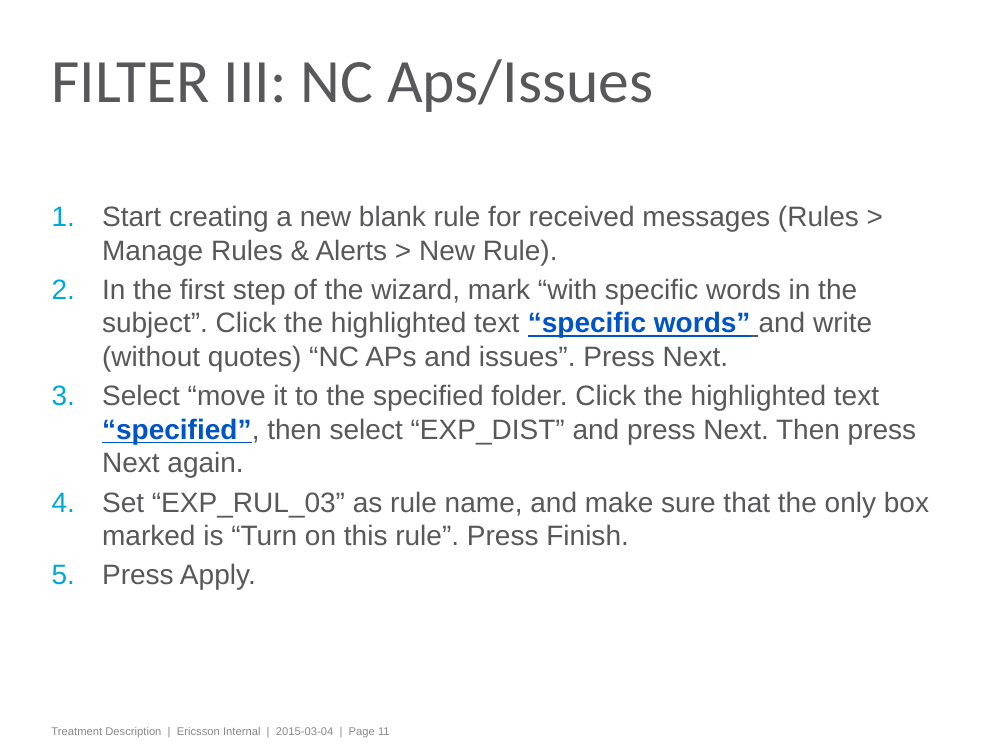
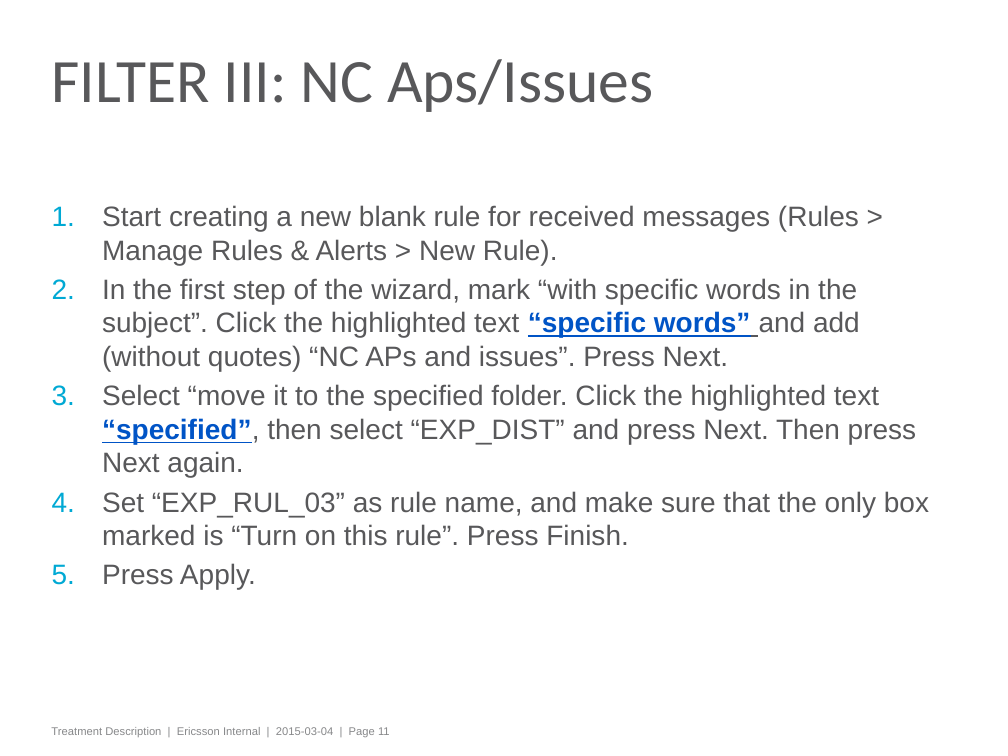
Before and after one commit to stoyicker/thesis-tex, a slide deck: slide 11 of Presentation material/treatment_guidelines_general.pptx. Drawn at 1008x756 pixels with LibreOffice and Linux fonts; fonts in the diff are those of the drawing; background and template pictures are left out. Boxes give left, top, right and bottom in pixels: in the first picture for what was removed or moved away, otherwise in the second. Text is boxed around its words. In the diff, an @@ line names an element or a change of style, - is before the commit and + after.

```diff
--- a/Presentation material/treatment_guidelines_general.pptx
+++ b/Presentation material/treatment_guidelines_general.pptx
@@ text at [102,278,860,371]: text changed @@
-2. In the first step of the wizard, mark “with specific words in the subject”. Click the highlighted text “specific words” and write (without quotes) “NC APs and issues”. Press Next.
+2. In the first step of the wizard, mark “with specific words in the subject”. Click the highlighted text “specific words” and add (without quotes) “NC APs and issues”. Press Next.
```
Also in this commit, not shown: 4 other slides changed, 4 other files.
